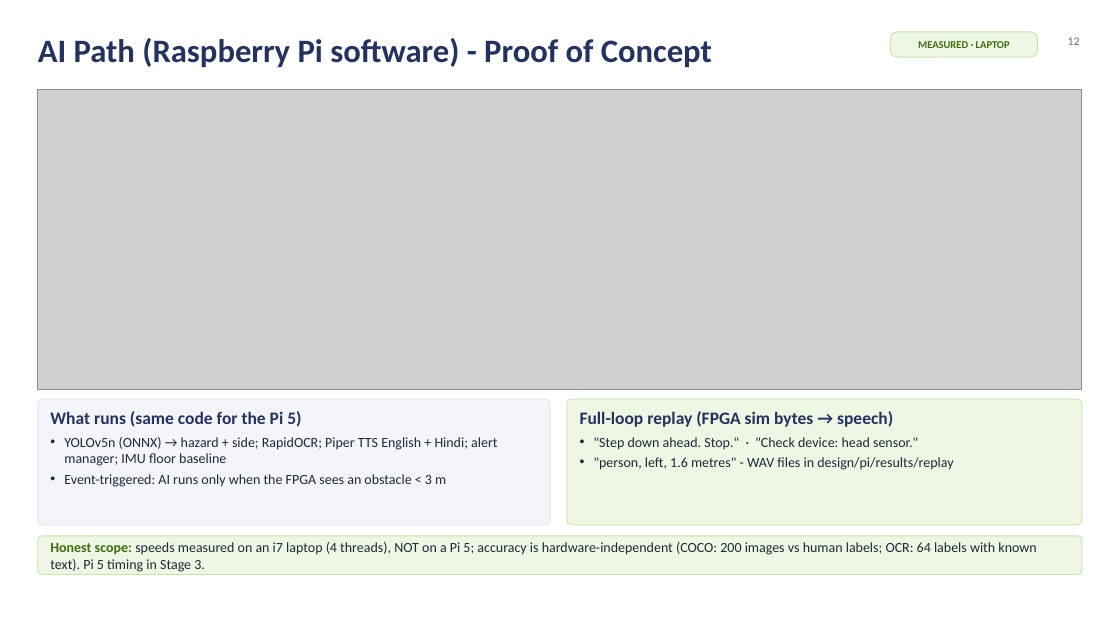
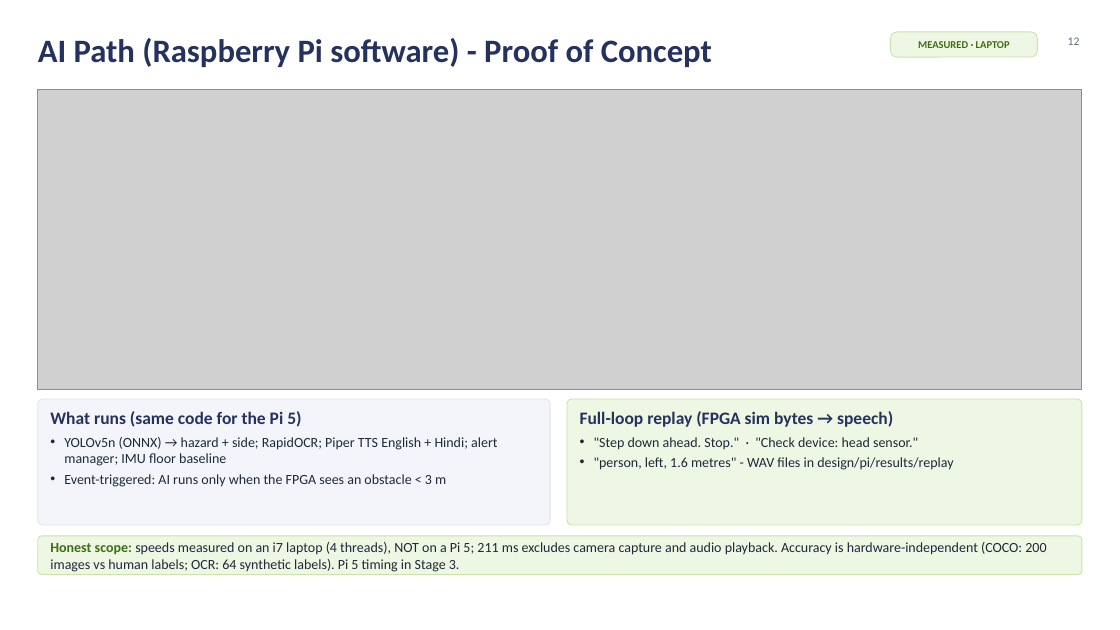
Before and after one commit to silentaf/viswa_id1, a slide deck: slide 12 of ppt/VisionAid_Stage2_Design_Deck.pptx. Drawn at 1120x630 pixels with LibreOffice and Linux fonts; fonts in the diff are those of the drawing; grey boxes stand for pictures; background and template pictures are left out. Boxes give left, top, right and bottom in pixels: in the first picture for what was removed or moved away, otherwise in the second. Text is boxed around its words. In the diff, an @@ line names an element or a change of style, - is before the commit and + after.

```diff
--- a/ppt/VisionAid_Stage2_Design_Deck.pptx
+++ b/ppt/VisionAid_Stage2_Design_Deck.pptx
@@ text at (50, 542, 1046, 572): text changed @@
-Honest scope: speeds measured on an i7 laptop (4 threads), NOT on a Pi 5; accuracy is hardware-independent (COCO: 200 images vs human labels; OCR: 64 labels with known text). Pi 5 timing in Stage 3.
+Honest scope: speeds measured on an i7 laptop (4 threads), NOT on a Pi 5; 211 ms excludes camera capture and audio playback. Accuracy is hardware-independent (COCO: 200 images vs human labels; OCR: 64 synthetic labels). Pi 5 timing in Stage 3.
```
Also in this commit, not shown: 12 other slides changed, 21 other files.
